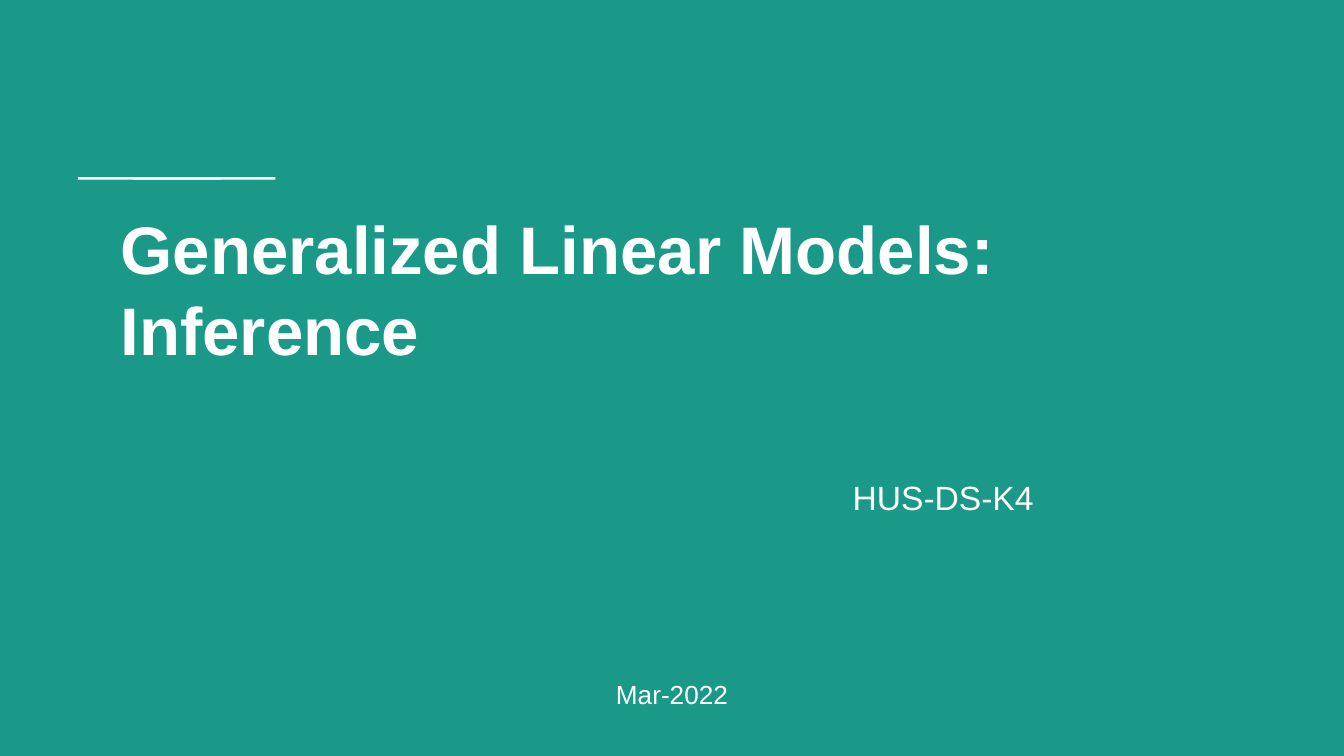
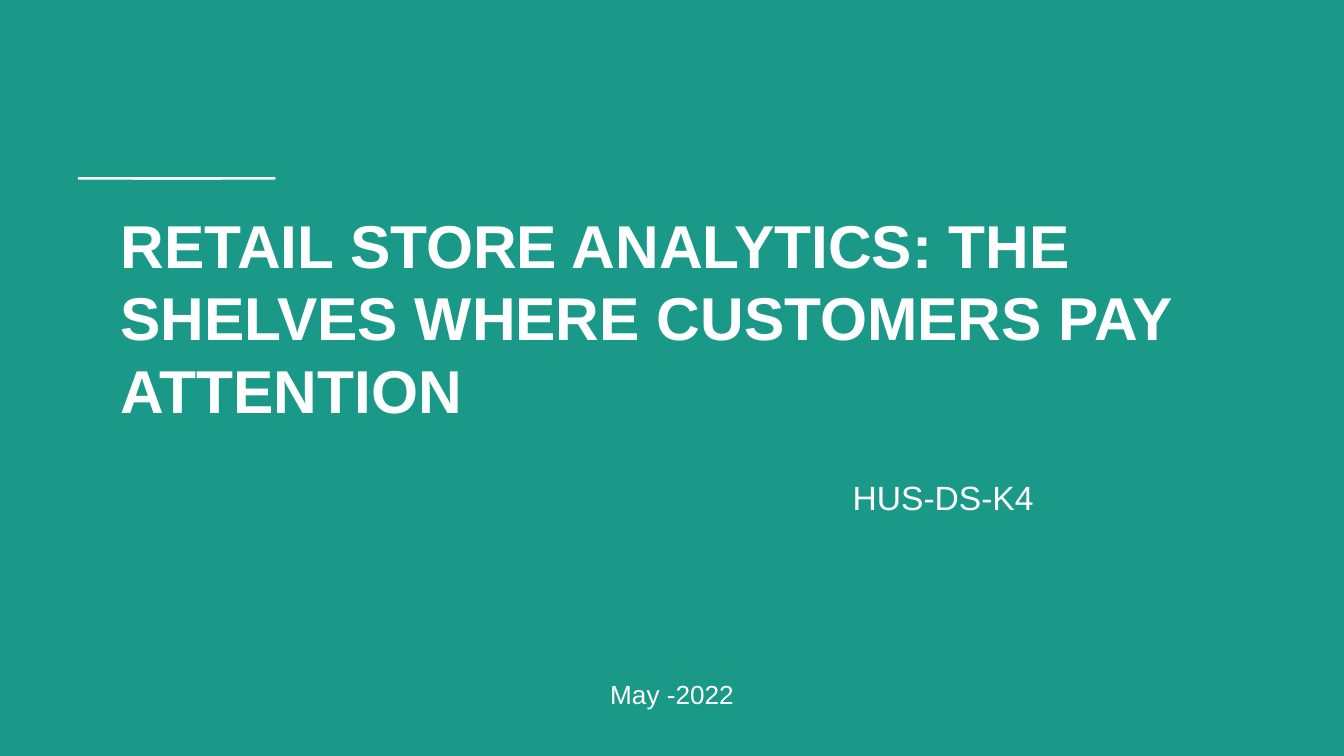
Before and after one commit to hungvm2/retail_store_analytics, a slide deck: slide 1 of Presentation slide.pptx. Drawn at 1344x756 pixels with LibreOffice and Linux fonts; fonts in the diff are those of the drawing. Boxes give left, top, right and bottom in pixels: in the first picture for what was removed or moved away, otherwise in the second. Text is boxed around its words. In the diff, an @@ line names an element or a change of style, - is before the commit and + after.

```diff
--- a/Presentation slide.pptx
+++ b/Presentation slide.pptx
@@ title at bbox=[121, 225, 1173, 414]: text changed; size 36 to 32.4 pt @@
-Generalized Linear Models:
-Inference
+RETAIL STORE ANALYTICS: THE SHELVES WHERE CUSTOMERS PAY ATTENTION
@@ text at bbox=[610, 685, 734, 710]: text changed @@
-Mar-2022
+May -2022
```
Also in this commit, not shown: 4 other slides changed, 15 slides added, 2 slides removed, 16 other files.
